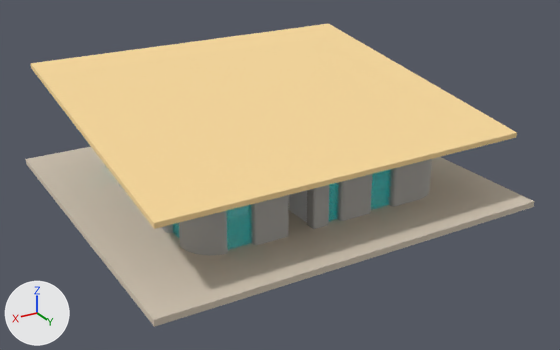
Before and after pictures for a commit that changed the glTF model models/final_house.glb.
Rendered twice from a 50 mm lens placed at (22227.0, 32507.0, 12661.0), pointed at (7600.0, 8129.0, 472.0). The axes (+X, +Y, +Z) are drawn at lower left. The lights are the same throughout. Where no turn or scale is listed for an object, it has been applied to the vertices. Vertices at the same position are counted once.

The older version as bpy lines, for what is in view:
```python
me_mesh_0 = bpy.data.meshes.new('Mesh_0')
me_mesh_0.from_pydata(...)  # 19940 vertices, 40044 faces; spans x 0.0..15600.0, y 0.0..14400.0, z -230.0..4411.0
# faces by material slot: [31348, 2837, 164, 12, 4467, 12, 1204]
me_mesh_0.materials.append(mat_547f17ad_fb27_41ec_9da5_54c542800346)  # grey #bdbbb7
me_mesh_0.materials.append(mat_a1df869b_296a_4fe1_9a72_50e807228bab)  # white #eeeeee
me_mesh_0.materials.append(mat_d79d9cc7_bc8b_47f6_bd4f_c04100233e3a)  # grey #bcbcbc
me_mesh_0.materials.append(mat_81d1b6d0_93bf_457f_b4bb_5b9e9510efb3)  # light grey #ddd1c0
me_mesh_0.materials.append(mat_83771290_ea7b_4ef1_81d8_8f5cacbd69d4)  # cyan #00ffff
me_mesh_0.materials.append(mat_7c4ae214_f6f8_42fe_91dd_eefb2a512c5c)  # beige #fee4a9
me_mesh_0.materials.append(mat_69364a21_9df8_470a_9b1b_1236d26571b1)  # light grey #bfbcb4
ob_no_transformations = bpy.data.objects.new('no_transformations', me_mesh_0)
ob_no_transformations.location = (0.0, 0.0, 0.0)
```
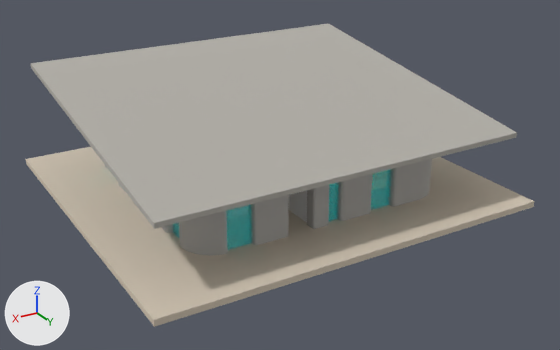
The newer file is also turned or shifted as a whole; pictures and numbers use the older file's frame.

Changed parts and their boxes (x1, y1, x2, y2) in the pictures (560 x 350 px):
```json
{"part": 1, "of": "me_mesh_0", "change": "recoloured", "before": [31, 24, 517, 229], "after": [31, 24, 517, 229], "on screen": "beige to grey"}
```

Edits to the scene script, one JSON object a line:
```json
{"block": "me_mesh_0", "where": "# used by ob_no_transformations; location = (0.0, 0.0, 0.0)"}
{"op": "remove", "block": "me_mesh_0", "code": "me_mesh_0.from_pydata(...)  # 19940 vertices, 40044 faces; spans x 0.0..15600.0, y 0.0..14400.0, z -230.0..4411.0"}
{"op": "add", "block": "me_mesh_0", "code": "me_mesh_0.from_pydata(...)  # 19937 vertices, 40040 faces; spans x 0.0..15600.0, y 0.0..14400.0, z -230.0..4411.0"}
{"block": "me_mesh_0", "change": "me_mesh_0 part 1: 12 faces spanning x 516.0..15084.0, y 954.0..13598.0, z 2440.0..4411.0 switch from mat_7c4ae214_f6f8_42fe_91dd_eefb2a512c5c (beige #fee4a9) to mat_69364a21_9df8_470a_9b1b_1236d26571b1 (light grey #bfbcb4)"}
```
